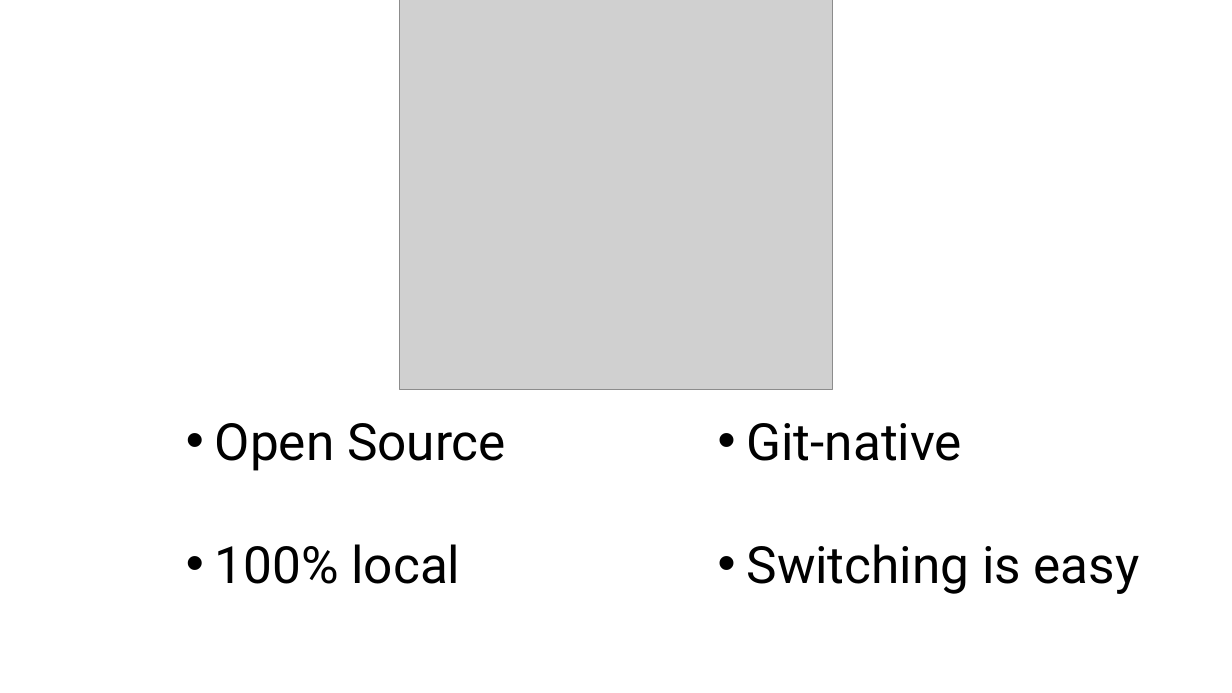
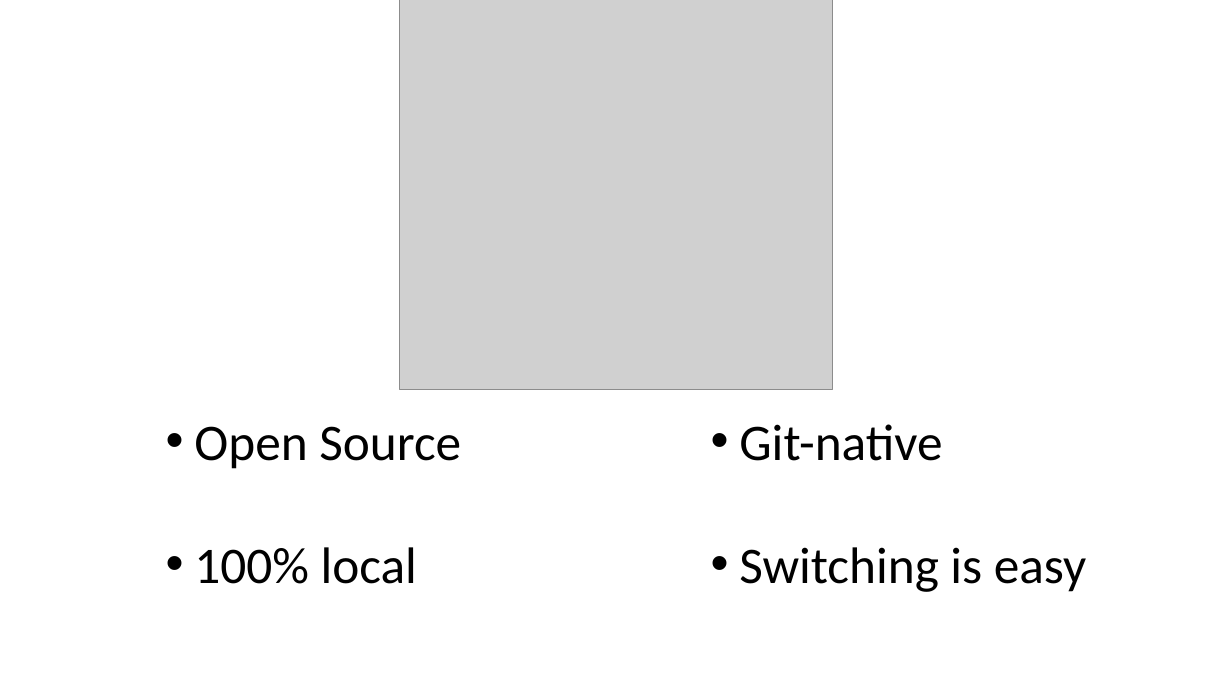
Before and after one commit to sebastian-boehrig-openvalue/bruno-presentation, a slide deck: slide 4 of 0-slides/Presentation.pptx. Drawn at 1232x693 pixels with LibreOffice and Linux fonts; fonts in the diff are those of the drawing; grey boxes stand for pictures. Boxes give left, top, right and bottom in pixels: in the first picture for what was removed or moved away, otherwise in the second. Text is boxed around its words. In the diff, an @@ line names an element or a change of style, - is before the commit and + after.

Commit message:
feat: new pptx slide

```diff
--- a/0-slides/Presentation.pptx
+++ b/0-slides/Presentation.pptx
@@ text "Open Source" at (x1=194, y1=426, x2=461, y2=584): font Roboto to Calibri @@
@@ text "Open Source" moved from (x1=215, y1=423, x2=506, y2=584) to (x1=194, y1=426, x2=461, y2=584) @@
@@ text "Git-native" moved from (x1=747, y1=423, x2=1140, y2=594) to (x1=739, y1=424, x2=1086, y2=592) @@
@@ text "Git-native" at (x1=739, y1=424, x2=1086, y2=592): font Roboto to Calibri @@
```
Also in this commit, not shown: 1 other slide changed, 1 slide added.
